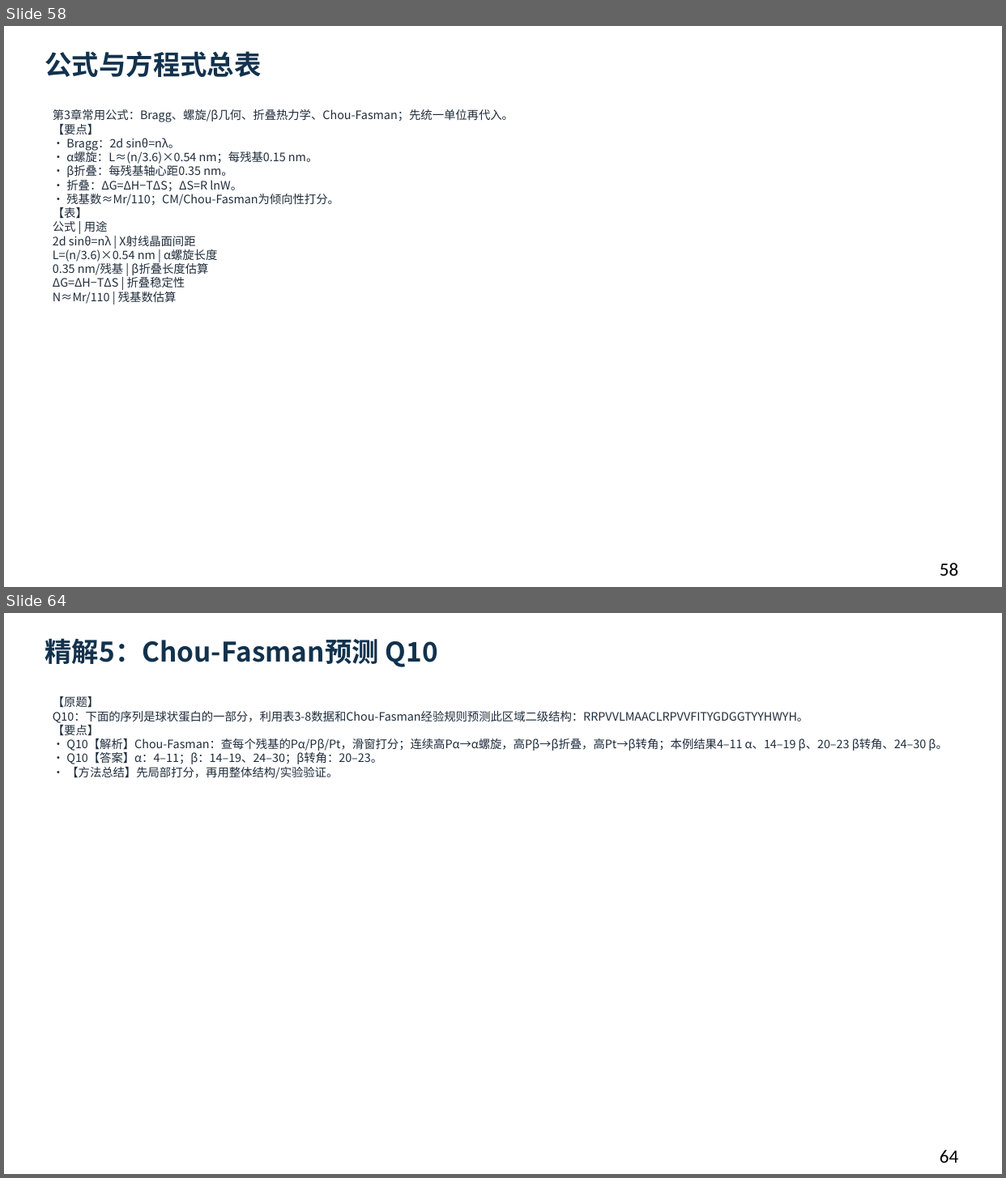
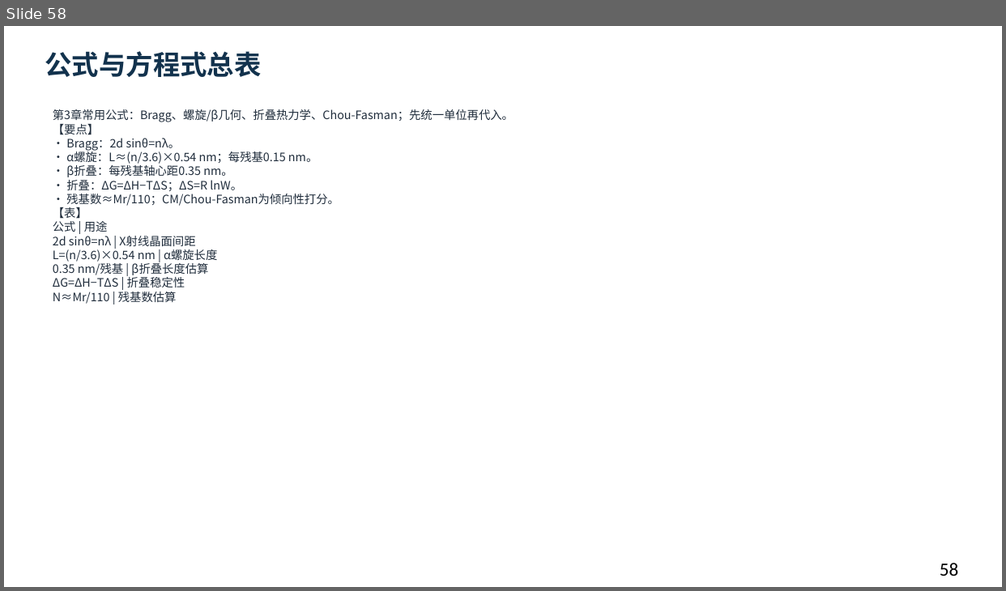
Before and after one commit to newkan-li/Biochemistry, a slide deck: downloads/bc03-ai-style.pptx. Shown one above the other, each under a label of ours: slides 58 and 64 before the commit, slide 58 after it; the slides between them are not shown. The pictures are 1006x1178 and 1006x591 pixels, drawn with LibreOffice and Linux fonts; fonts in the diff are those of the drawing. Boxes give left, top, right and bottom in pixels: in the first picture for what was removed or moved away, otherwise in the second. Text is boxed around its words. In the diff, an @@ line names an element or a change of style, - is before the commit and + after.

```diff
--- a/downloads/bc03-ai-style.pptx
+++ b/downloads/bc03-ai-style.pptx
@@ slide 64 removed at [4,613,1002,1174], background #FFFFFF @@
@@ text removed at [45,638,438,667] @@
-精解5：Chou-Fasman预测 Q10
@@ text removed at [53,696,947,779] @@
-【原题】
-Q10：下面的序列是球状蛋白的一部分，利用表3-8数据和Chou-Fasman经验规则预测此区域二级结构：RRPVVLMAACLRPVVFITYGDGGTYYHWYH。
-【要点】
-• Q10【解析】Chou-Fasman：查每个残基的Pα/Pβ/Pt，滑窗打分；连续高Pα→α螺旋，高Pβ→β折叠，高Pt→β转角；本例结果4–11 α、14–19 β、20–23 β转角、24–30 β。
-• Q10【答案】α：4–11；β：14–19、24–30；β转角：20–23。
-• 【方法总结】先局部打分，再用整体结构/实验验证。
@@ text removed at [940,1150,958,1163] @@
-64
```
Also in this commit, not shown: 17 slides changed, 6 other slides removed, 6 other files.
